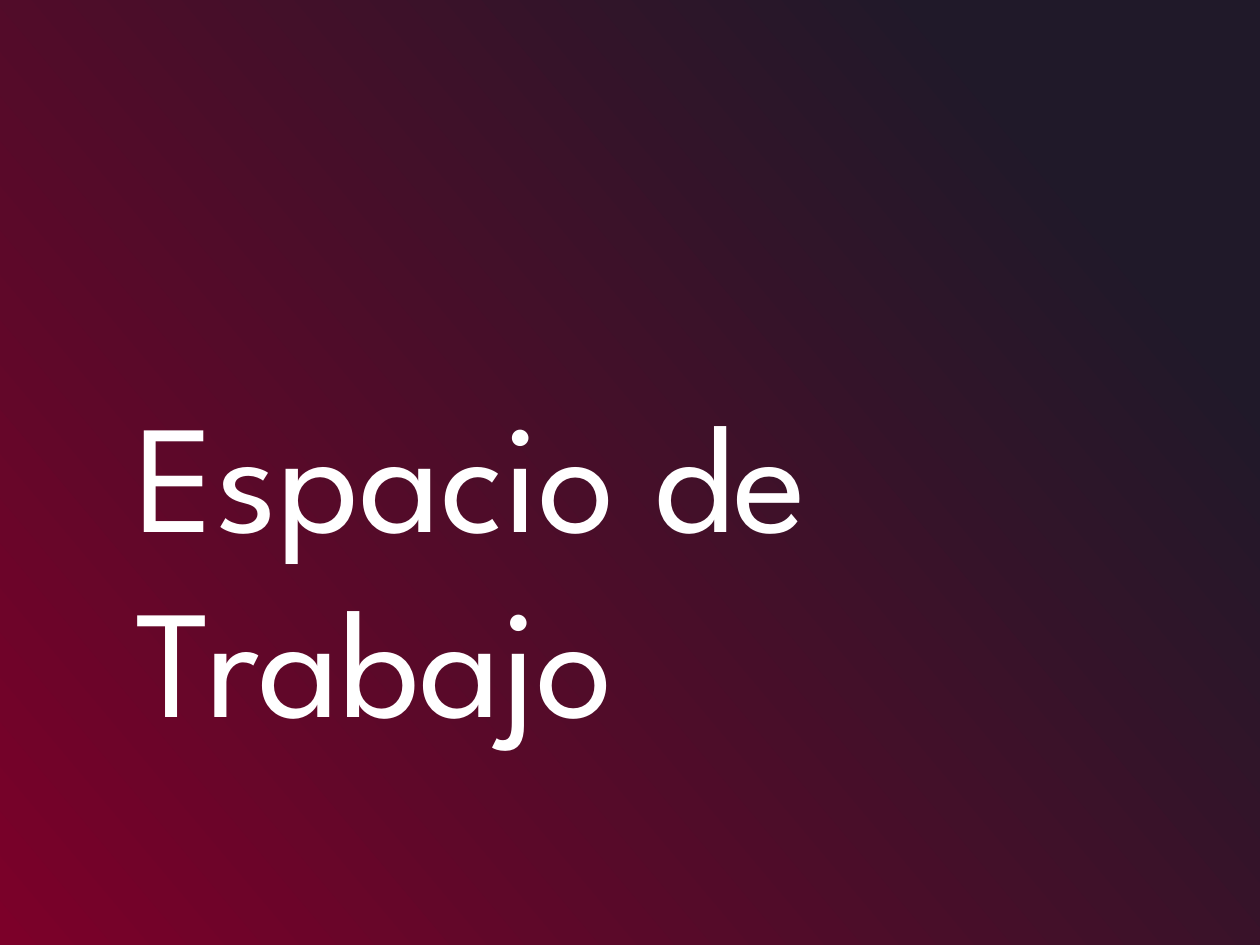
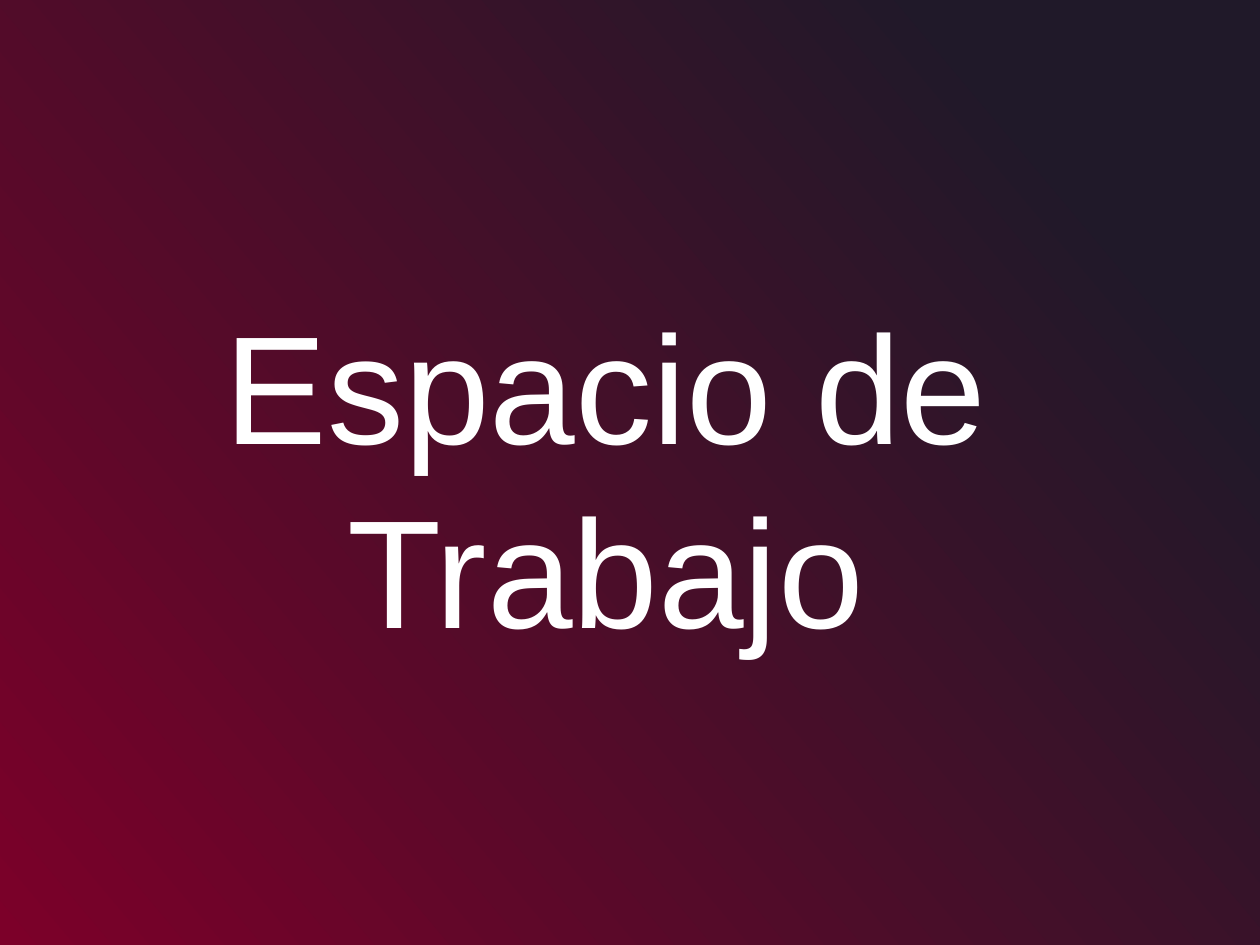
Before and after one commit to leonardotorre18/programacion_web_primer_modulo, a slide deck: slide 2 of contenido_curso/Programación Web - Día 1.pptx. Drawn at 1260x945 pixels with LibreOffice and Linux fonts; fonts in the diff are those of the drawing. Boxes give left, top, right and bottom in pixels: in the first picture for what was removed or moved away, otherwise in the second. Text is boxed around its words. In the diff, an @@ line names an element or a change of style, - is before the commit and + after.

```diff
--- a/contenido_curso/Programación Web - Día 1.pptx
+++ b/contenido_curso/Programación Web - Día 1.pptx
@@ text "Espacio de Trabajo": place and size @@
-text "Espacio de Trabajo" at bbox=[136, 426, 807, 751]
+text "Espacio de Trabajo" at bbox=[225, 332, 986, 657]
@@ text "Espacio de Trabajo" at bbox=[225, 332, 986, 657]: font League Spartan to Arial; alignment left to centre @@
```
Also in this commit, not shown: 29 other slides changed, 1 slide added, 1 slide removed.
